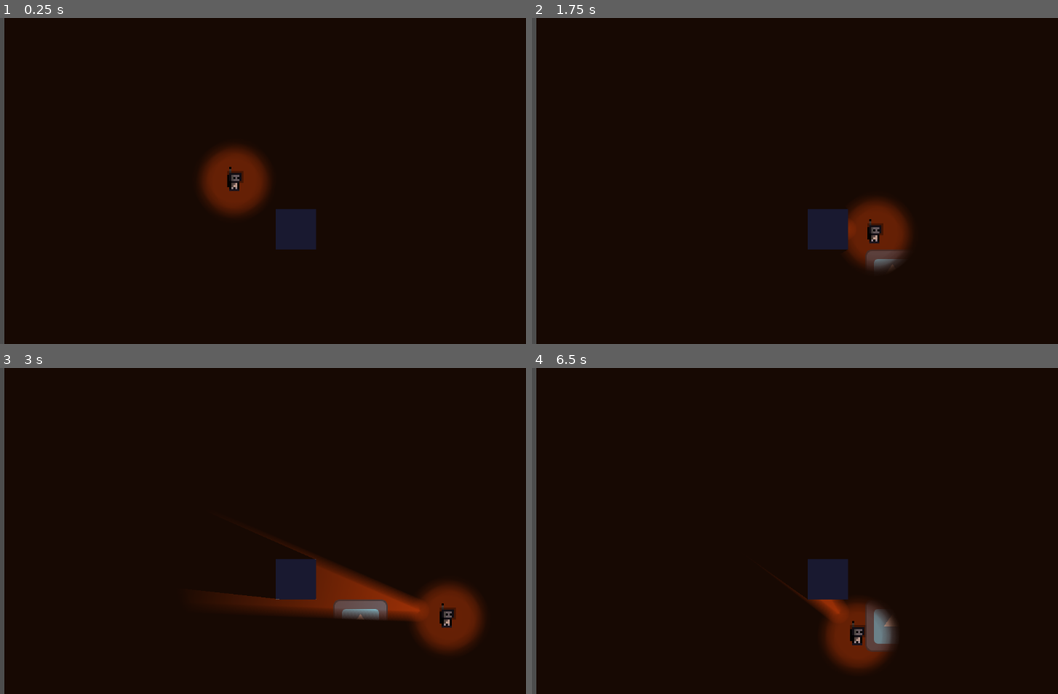
Above: before the commit, frames 1-4 (two rows, left to right).
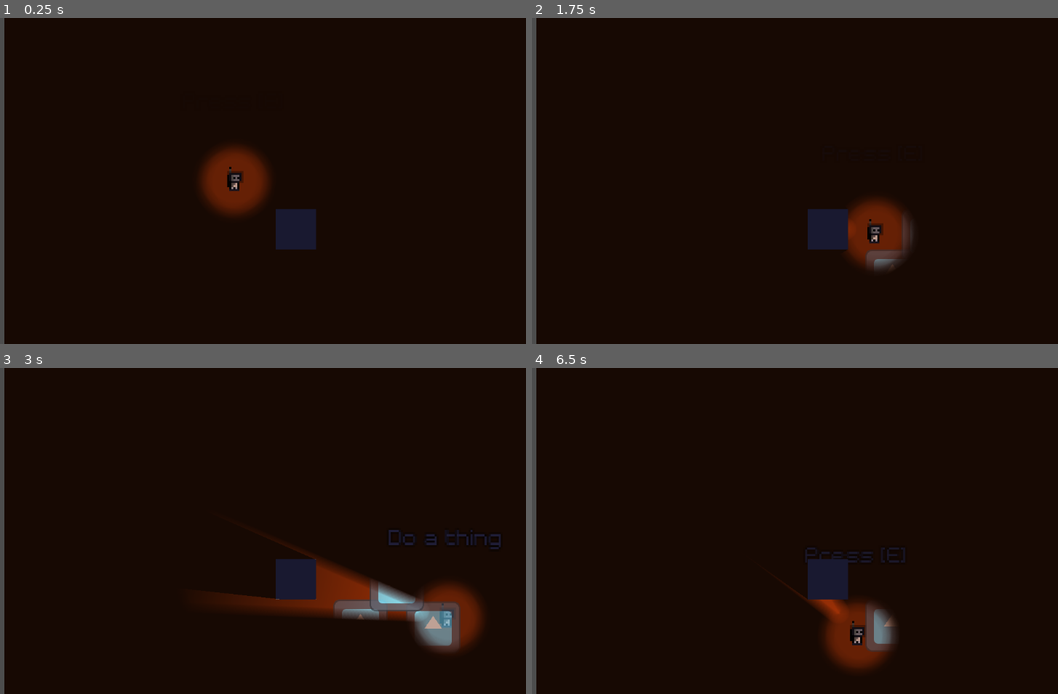
Above: after the commit, the same moments.

Repository: DonatoClemente/haphazard
Game: Godot game, scene res://Scenes/trey's_TEST_scene.tscn
Same seed, same stepped clock (60 frames per second), same inputs: the game is played once before the commit and once after it. The engine's default icon, where the game draws it, is replaced by a stand-in: a white triangle on a blue panel in a dark square.
Inputs (mouse positions are in pixels of both pictures, inside the frame that each line leads up to):
- Up to frame 1 (0.25 s): no input
- Up to frame 2 (1.75 s): tap Enter at 0.5 s; move the mouse to (894, 164) at 0.52 s; hold D (move_right) 0.53-1.28 s; hold E (interact) 0.53-1.28 s; move the mouse to (652, 197) at 1.27 s; hold S (move_down) from 1.28 s (still down); click (652, 197) at 1.35 s; tap E (interact) at 1.55 s
- Up to frame 3 (3 s): tap E (interact) at 2, 2.85 s; move the mouse to (294, 459) at 2.02 s; release S (move_down) at 2.03 s; hold D (move_right) 2.03-2.78 s; hold E (interact) 2.03-2.78 s; move the mouse to (205, 596) at 2.77 s; hold W (move_up) from 2.78 s (still down)
- Up to frame 4 (6.5 s): move the mouse to (942, 579) at 3.52 s; release W (move_up) at 3.53 s; hold E (interact) 3.53-4.28 s; hold A (move_left) 3.53-5.03 s; click (942, 579) at 3.6 s; move the mouse to (595, 482) at 4.27 s; tap E (interact) at 4.35, 6.05 s; move the mouse to (795, 531) at 5.02 s; hold S (move_down) 5.03-5.78 s; hold E (interact) 5.03-5.78 s; move the mouse to (679, 449) at 5.77 s; hold D (move_right) from 5.78 s (still down); click (679, 449) at 5.85 s

The runs differ from the first frame. In frame 2, 0.1% of the frame differs, in the area x 70-73%, y 61-72%; in frame 3, 2.1%, in the area x 70-96%, y 49-87%; in frame 4, 0.2%.

Commit message:
text fading added

Diff:
--- /dev/null
+++ b/Interactable components/interactable.gd
@@ -0,0 +1,7 @@
+extends Area2D
+
+@export var interact_name: String = ""
+@export var is_interactable: bool = true
+
+var interact: Callable = func():
+	pass
--- /dev/null
+++ b/Interactable components/interactable.tscn
@@ -0,0 +1,8 @@
+[gd_scene load_steps=2 format=3 uid="uid://hvibqsu6v2qb"]
+
+[ext_resource type="Script" path="res://Interactable components/interactable.gd" id="1_2mwbg"]
+
+[node name="Interactable" type="Area2D"]
+collision_layer = 2
+collision_mask = 0
+script = ExtResource("1_2mwbg")
--- /dev/null
+++ b/Interactable components/interacting_component.gd
@@ -0,0 +1,65 @@
+extends Node2D
+
+@onready var interact_label: Label = $InteractLabel
+var current_interactions := []
+var can_interact := true
+var is_fading_in: bool = false
+
+func _ready():
+	interact_label.modulate.a = 0  # Start invisible
+	is_fading_in = false
+
+func _input(event: InputEvent) -> void:
+	if event.is_action_pressed("interact") and can_interact:
+		if current_interactions:
+			can_interact = false
+			interact_label.hide()
+			is_fading_in = false
+
+			await current_interactions[0].interact.call()
+
+			can_interact = true
+
+func _process(delta: float) -> void:
+	if current_interactions and can_interact:
+		current_interactions.sort_custom(sort_by_closest)
+		if current_interactions[0].is_interactable:
+			if current_interactions[0].interact_name == "":
+				interact_label.text = "Press [E]"
+			else:
+				interact_label.text = current_interactions[0].interact_name
+
+			if !is_fading_in:
+				fade_in()
+	else:
+		fade_out()
+
+func sort_by_closest(area1, area2):
+	var area1_dist = global_position.direction_to(area1.global_position)
+	var area2_dist = global_position.direction_to(area2.global_position)
+	return area1_dist < area2_dist
+
+func _on_interact_range_area_entered(area: Area2D) -> void:
+	current_interactions.push_back(area)
+
+
+func _on_interact_range_area_exited(area: Area2D) -> void:
+	current_interactions.erase(area)
+
+func fade_in():
+	var tween = get_tree().create_tween()
+	interact_label.show()
+	interact_label.modulate.a = 0
+	tween.tween_property(interact_label, "modulate:a", 1.0, 0.2)  # Fade in over 0.5s
+	is_fading_in = true
+	await tween.finished
+	tween.kill()
+
+
+func fade_out():
+	var tween = get_tree().create_tween()
+	interact_label.modulate.a = 1
+	tween.tween_property(interact_label, "modulate:a", 0.0, 0.15)  # Fade in over 0.5s
+	is_fading_in = false
+	await tween.finished
+	tween.kill()
--- /dev/null
+++ b/Interactable components/interacting_component.tscn
@@ -0,0 +1,47 @@
+[gd_scene load_steps=5 format=3 uid="uid://j4v54piqccrg"]
+
+[ext_resource type="Script" path="res://Interactable components/interacting_component.gd" id="1_fsuav"]
+[ext_resource type="FontFile" uid="uid://cxy6edak4a6a1" path="res://Assets/Fonts/BMSPA___.TTF" id="2_hga5y"]
+
+[sub_resource type="CircleShape2D" id="CircleShape2D_2fs30"]
+
+[sub_resource type="LabelSettings" id="LabelSettings_tkvm8"]
+font = ExtResource("2_hga5y")
+font_size = 8
+outline_size = 2
+outline_color = Color(0, 0, 0, 1)
+
+[node name="interacting_component" type="Node2D"]
+script = ExtResource("1_fsuav")
+
+[node name="Interact Range" type="Area2D" parent="."]
+z_index = 25
+collision_layer = 0
+collision_mask = 2
+
+[node name="CollisionShape2D" type="CollisionShape2D" parent="Interact Range"]
+shape = SubResource("CircleShape2D_2fs30")
+
+[node name="InteractLabel" type="Label" parent="."]
+texture_filter = 1
+anchors_preset = 8
+anchor_left = 0.5
+anchor_top = 0.5
+anchor_right = 0.5
+anchor_bottom = 0.5
+offset_left = -33.0
+offset_top = -51.0
+offset_right = 33.0
+offset_bottom = -28.0
+grow_horizontal = 2
+grow_vertical = 2
+scale = Vector2(0.987356, 1.0672)
+theme_override_fonts/font = ExtResource("2_hga5y")
+theme_override_font_sizes/font_size = 8
+text = "Press [E]"
+label_settings = SubResource("LabelSettings_tkvm8")
+horizontal_alignment = 1
+vertical_alignment = 1
+
+[connection signal="area_entered" from="Interact Range" to="." method="_on_interact_range_area_entered"]
+[connection signal="area_exited" from="Interact Range" to="." method="_on_interact_range_area_exited"]
--- a/Scenes/trey's_TEST_scene.tscn
+++ b/Scenes/trey's_TEST_scene.tscn
@@ -1,10 +1,13 @@
-[gd_scene load_steps=17 format=3 uid="uid://dcsu4u7pqp7mi"]
+[gd_scene load_steps=21 format=3 uid="uid://dcsu4u7pqp7mi"]
 
 [ext_resource type="Texture2D" uid="uid://cpnahkg4p508e" path="res://Assets/Art/Player/Test_Player.png" id="1_2y7xu"]
 [ext_resource type="Script" path="res://Scripts/Player Scripts/player.gd" id="1_o6pcy"]
 [ext_resource type="Texture2D" uid="uid://uqaswo5mfpvd" path="res://Assets/Art/player_light_cone.png" id="3_q6is5"]
 [ext_resource type="Texture2D" uid="uid://d1qdqx8rqa53c" path="res://icon.svg" id="3_suqb7"]
 [ext_resource type="Script" path="res://Scripts/Player Scripts/FlashLight.gd" id="4_jd0km"]
+[ext_resource type="PackedScene" uid="uid://j4v54piqccrg" path="res://Interactable components/interacting_component.tscn" id="5_wuvjv"]
+[ext_resource type="Script" path="res://Scripts/interact_test.gd" id="7_2vnrv"]
+[ext_resource type="PackedScene" uid="uid://hvibqsu6v2qb" path="res://Interactable components/interactable.tscn" id="8_cuk8d"]
 
 [sub_resource type="AtlasTexture" id="AtlasTexture_ul2qh"]
 atlas = ExtResource("1_2y7xu")
@@ -65,6 +68,9 @@
 [sub_resource type="CanvasItemMaterial" id="CanvasItemMaterial_7ya6l"]
 light_mode = 2
 
+[sub_resource type="CircleShape2D" id="CircleShape2D_ari16"]
+radius = 71.2811
+
 [node name="Trey\'s Test Scene" type="Node2D"]
 
 [node name="Camera2D" type="Camera2D" parent="."]
@@ -94,6 +100,8 @@
 texture = ExtResource("3_q6is5")
 offset = Vector2(0, 182)
 script = ExtResource("4_jd0km")
+
+[node name="interacting_component" parent="Player" instance=ExtResource("5_wuvjv")]
 
 [node name="Environment" type="Node" parent="."]
 
@@ -133,6 +141,43 @@
 position = Vector2(62, 47)
 scale = Vector2(0.210938, 0.203125)
 texture = ExtResource("3_suqb7")
+script = ExtResource("7_2vnrv")
+
+[node name="Interactable" parent="Oclusion Object Test" instance=ExtResource("8_cuk8d")]
+interact_name = "Press [E]"
+
+[node name="CollisionShape2D" type="CollisionShape2D" parent="Oclusion Object Test/Interactable"]
+shape = SubResource("CircleShape2D_ari16")
+
+[node name="Oclusion Object Test2" type="Sprite2D" parent="."]
+light_mask = 2
+visibility_layer = 2
+material = SubResource("CanvasItemMaterial_7ya6l")
+position = Vector2(98, 48)
+scale = Vector2(0.210938, 0.203125)
+texture = ExtResource("3_suqb7")
+script = ExtResource("7_2vnrv")
+
+[node name="Interactable" parent="Oclusion Object Test2" instance=ExtResource("8_cuk8d")]
+interact_name = "Do a thing"
+
+[node name="CollisionShape2D" type="CollisionShape2D" parent="Oclusion Object Test2/Interactable"]
+shape = SubResource("CircleShape2D_ari16")
+
+[node name="Oclusion Object Test3" type="Sprite2D" parent="."]
+light_mask = 2
+visibility_layer = 2
+material = SubResource("CanvasItemMaterial_7ya6l")
+position = Vector2(80, 27)
+scale = Vector2(0.210938, 0.203125)
+texture = ExtResource("3_suqb7")
+script = ExtResource("7_2vnrv")
+
+[node name="Interactable" parent="Oclusion Object Test3" instance=ExtResource("8_cuk8d")]
+interact_name = "fading in"
+
+[node name="CollisionShape2D" type="CollisionShape2D" parent="Oclusion Object Test3/Interactable"]
+shape = SubResource("CircleShape2D_ari16")
 
 [node name="CanvasModulate" type="CanvasModulate" parent="."]
 color = Color(0.166736, 0.166892, 0.318945, 1)
--- a/Scripts/Player Scripts/player.gd
+++ b/Scripts/Player Scripts/player.gd
@@ -43,8 +43,6 @@
 
 func _process(delta: float) -> void:
 	handle_animation()
-
-
 
 func handle_animation():
 	if velocity.length() > 0:
--- /dev/null
+++ b/Scripts/interact_test.gd
@@ -0,0 +1,10 @@
+extends Sprite2D
+
+
+@onready var interactable: Area2D = $Interactable
+
+func _ready() -> void:
+	interactable.interact = on_interact
+
+func on_interact():
+	print("I INTERACTED WITH SOMETHING")
Binary file added: Assets/Fonts/BMSPA___.TTF
Not shown, added: Assets/Fonts/BMSPA___.TTF.import
